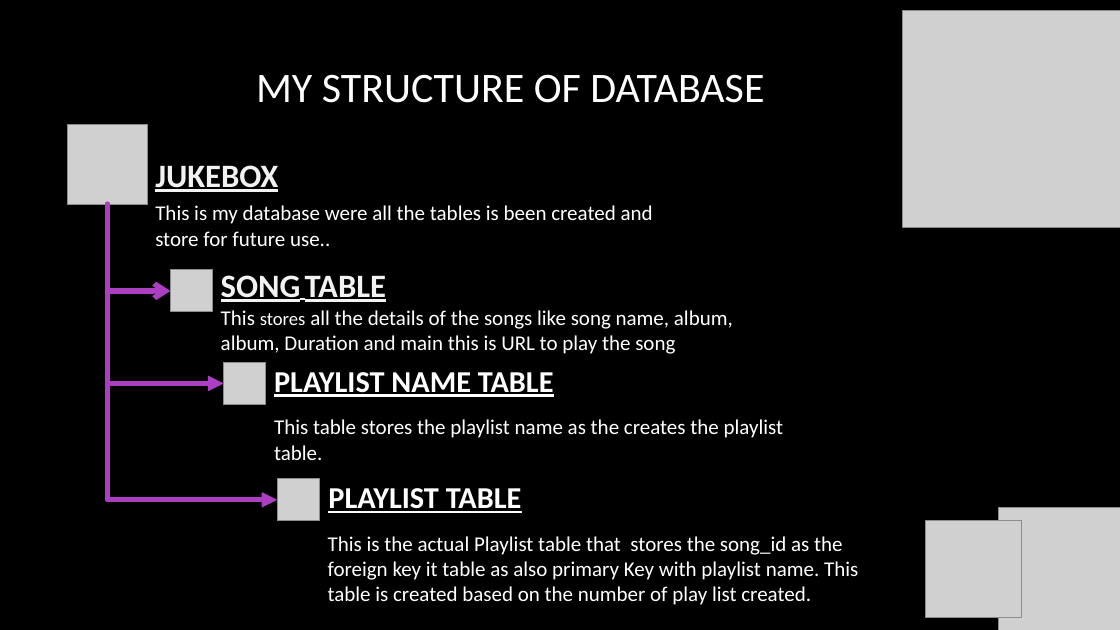
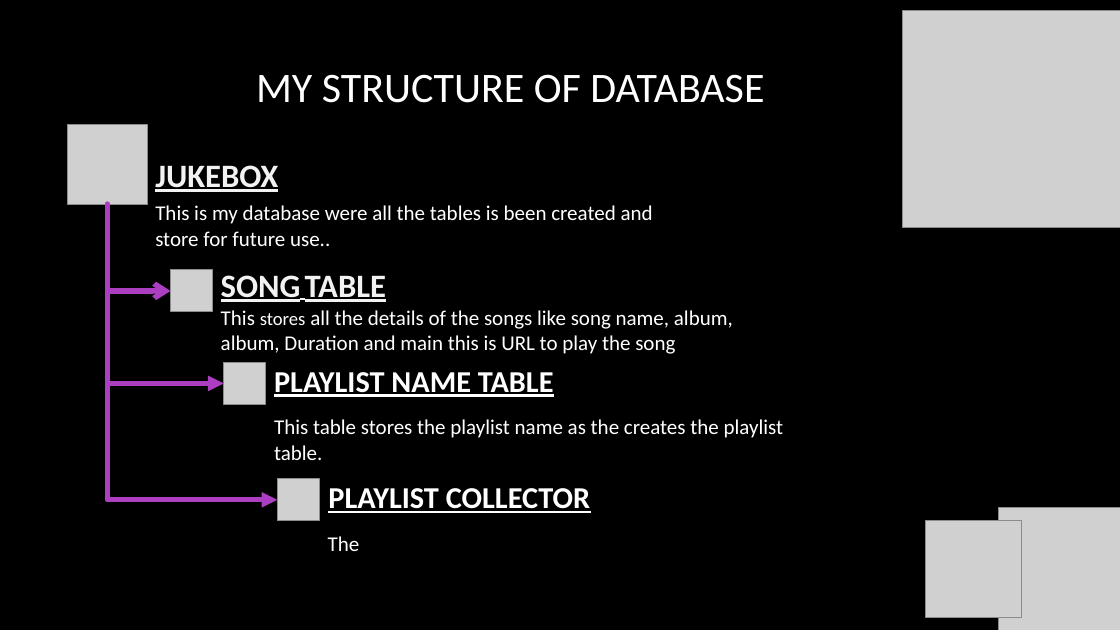
Before and after one commit to Selvam-ks/JukeBox, a slide deck: slide 4 of lib/Welcome to Jukebox.pptx. Drawn at 1120x630 pixels with LibreOffice and Linux fonts; fonts in the diff are those of the drawing; grey boxes stand for pictures; background and template pictures are left out. Boxes give left, top, right and bottom in pixels: in the first picture for what was removed or moved away, otherwise in the second. Text is boxed around its words. In the diff, an @@ line names an element or a change of style, - is before the commit and + after.

```diff
--- a/lib/Welcome to Jukebox.pptx
+++ b/lib/Welcome to Jukebox.pptx
@@ text at (328, 488, 590, 513): text changed @@
-PLAYLIST TABLE
+PLAYLIST COLLECTOR
@@ text at (328, 536, 360, 551): text changed @@
-This is the actual Playlist table that stores the song_id as the foreign key it table as also primary Key with playlist name. This table is created based on the number of play list created.
+The
```
Also in this commit, not shown: 22 other files.
